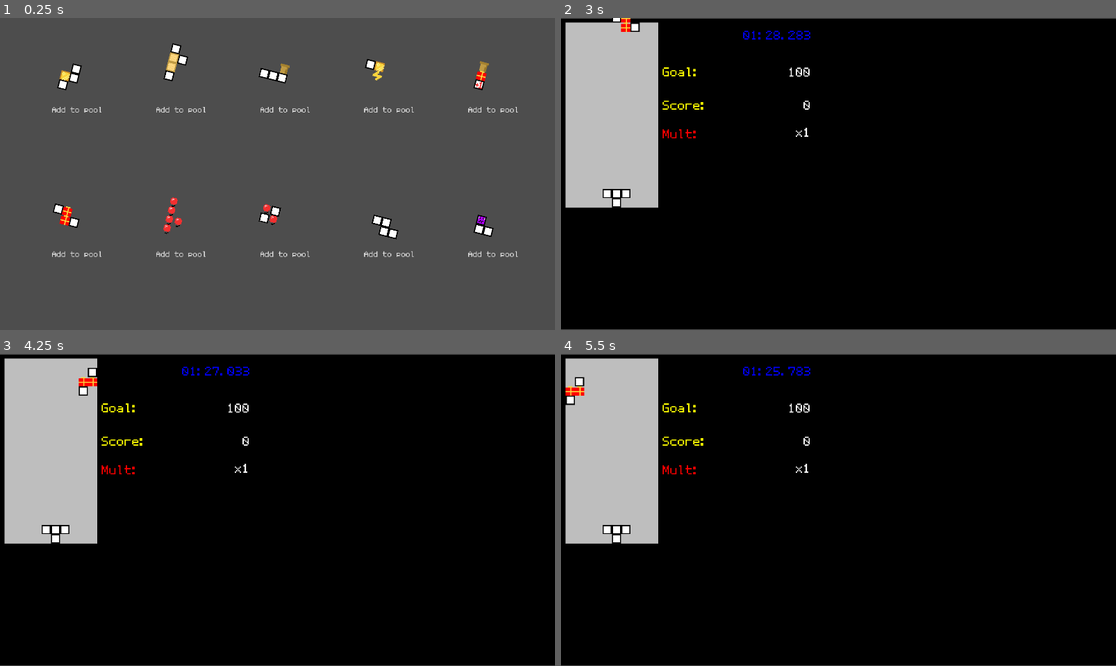
Above: before the commit, frames 1-4 (two rows, left to right).
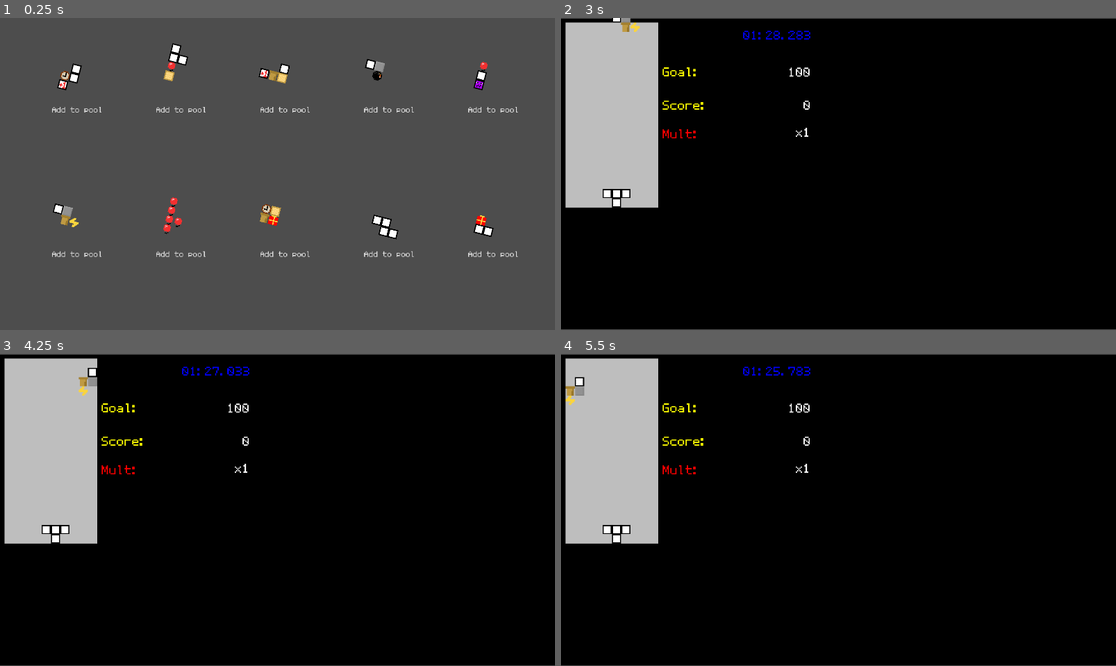
Above: after the commit, the same moments.

Repository: AsgerHB/create-jam-spring-2025
Game: Godot game, scene res://Scenes/RunDuplicate.tscn
The game is run twice, just before and just after one commit, with the same random seed, the same clock (stepped at 60 frames per second) and the same inputs. This scene is started directly instead of the project's main scene. Sound files missing from this copy of the repository are replaced by a short silence.
Inputs:
- Up to frame 1 (0.25 s): no input
- Up to frame 2 (3 s): hold Right (ui_right) 0.53-1.25 s; click "Add to pool" at 1.25 s; hold Space (slam_down) 2.03-2.78 s; tap Enter at 2.75 s; hold Right (ui_right) from 2.78 s (still down)
- Up to frame 3 (4.25 s): release Right (ui_right) at 3.53 s; hold Up (ui_up) from 3.53 s (still down)
- Up to frame 4 (5.5 s): release Up (ui_up) at 4.28 s; hold Left (ui_left) from 4.28 s (still down)

The runs differ from the first frame. In frame 1, 1.0% of the frame differs, in the area x 10-89%, y 10-68%; in frame 2, 0.1%; in frame 3, 0.2%; in frame 4, 0.2%.

Commit message:
Add Mole cell

Diff:
--- a/Scripts/Cell.gd
+++ b/Scripts/Cell.gd
@@ -18,6 +18,7 @@
 	Plant,
 	Monster,
 	Lightning,
+	Mole,
 }
 # Map that assigns a complexity score to each cell type
 const infinity = 1000000
@@ -26,9 +27,9 @@
 	Type.Sand: 1,
 	Type.Concrete: 1,
 	Type.ConcreteSemiBroken: infinity,
-	Type.Compressed: 2,
+	Type.Compressed: 1,
 	Type.Balloon: 2,
-	Type.Gold: 3,
+	Type.Gold: 2,
 	Type.Bomb: 2,
 	Type.Clock: 1,
 	Type.Gift: 2,
@@ -36,6 +37,7 @@
 	Type.Plant: infinity,
 	Type.Monster: 2,
 	Type.Lightning: 1,
+	Type.Mole: 2,
 }
 # A mapping of a sprite's state and where it maps to in the sprite sheet
 const SpriteCoords: Dictionary[Type, Vector2i] = {
@@ -53,6 +55,7 @@
 	Type.Concrete: 8 * Vector2i(2,1),
 	Type.ConcreteSemiBroken: 8 * Vector2i(2,2),
 	Type.Lightning: 8 * Vector2i(4,0),
+	Type.Mole: 8 * Vector2i(5,0),
 }
 
 @export var type: Type = Type.Standard;
@@ -183,6 +186,13 @@
 				var c = game.get_at(grid_pos.x, y)
 				if c != null:
 					c.destroy(game)
+		Type.Mole:
+			if tick % 75 == 0:
+				# Swap with a random adjacent cell
+				var dir = [Vector2i(1,0), Vector2i(-1,0), Vector2i(0,1), Vector2i(0,-1)][randi() % 4]
+				var target = grid_pos + dir
+				if game.get_at(target.x, target.y) != null:
+					game.swap(grid_pos.x, grid_pos.y, target.x, target.y)
 
 func on_place(game: TetrisGame):
 	# Called when the cell is placed
--- a/TetrisGame.gd
+++ b/TetrisGame.gd
@@ -132,6 +132,23 @@
 		if get_at(x, from_y) != null && not try_move_cell(x, from_y, x, to_y):
 			# A cell refused to move, skip the rest
 			return
+
+
+func swap(x1: int, y1: int, x2: int, y2: int):
+	var fst = get_at(x1, y1)
+	var snd = get_at(x2, y2)
+	if fst == null:
+		move_cell(x2, y2, x1, y1)
+		return
+	if snd == null:
+		move_cell(x1, y1, x2, y2)
+		return
+	grid[y1][x1] = snd
+	snd.grid_pos = Vector2i(x1, y1)
+	snd.position = snd.grid_pos * CELL_SIZE
+	grid[y2][x2] = fst
+	fst.grid_pos = Vector2i(x2, y2)
+	fst.position = snd.grid_pos * CELL_SIZE
 
 
 func _draw() -> void:
Not shown: 1 places in Scenes/Selector.tscn that only renumber resources
